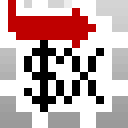
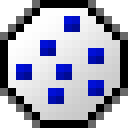
Layers edited between the first and the second 128×128 image:
added group "Semaphor Pool" with 13 layers above "Acquire Relase" over [8, 0, 120, 120]
added layer "Ebene 14 Kopie 7" in group "Semaphor Pool" over [88, 80, 104, 96]
added layer "Ebene 14 Kopie 5" (1st of 2, in "Semaphor Pool") in group "Semaphor Pool" over [88, 48, 104, 64]
added layer "Ebene 14 Kopie 4" (1st of 2, in "Semaphor Pool") in group "Semaphor Pool" over [56, 64, 72, 80]
added layer "Ebene 14 Kopie 3" (1st of 2, in "Semaphor Pool") in group "Semaphor Pool" over [48, 88, 64, 104]
added layer "Ebene 14 Kopie" (1st of 2, in "Semaphor Pool") in group "Semaphor Pool" over [16, 64, 32, 80]
added layer "Ebene 14 Kopie 2" (1st of 2, in "Semaphor Pool") in group "Semaphor Pool" over [64, 16, 80, 32]
added layer "Ebene 32" in group "Semaphor Pool" over [40, 40, 56, 56]
added layer "Ebene 35" in group "Semaphor Pool" over [8, 8, 120, 120]
hid group "Variable" (11 layers) over [0, 0, 128, 128]
